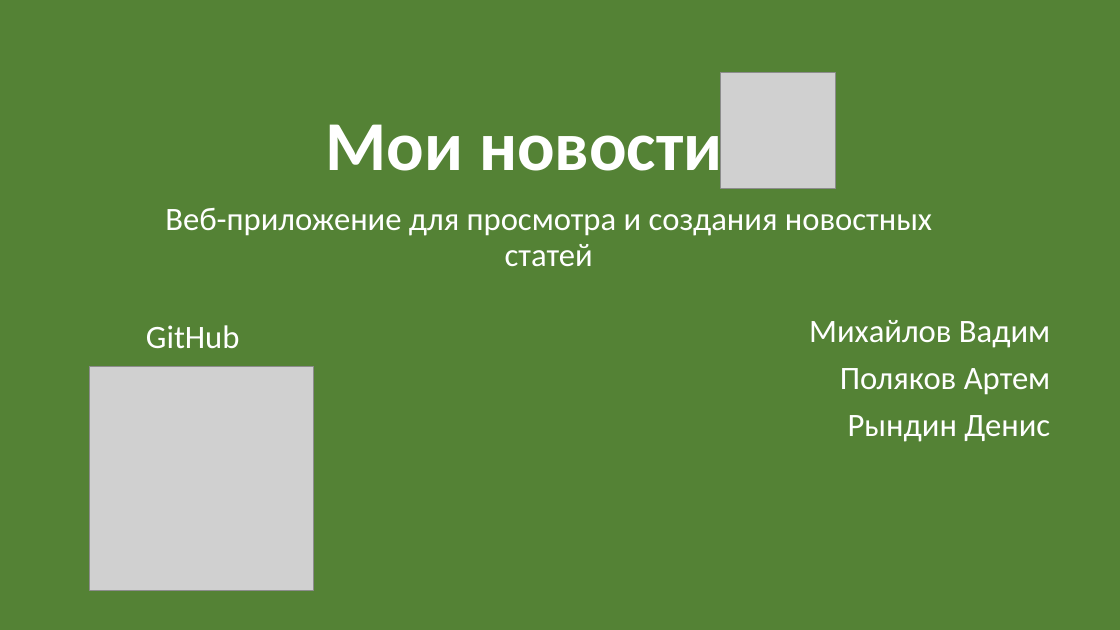
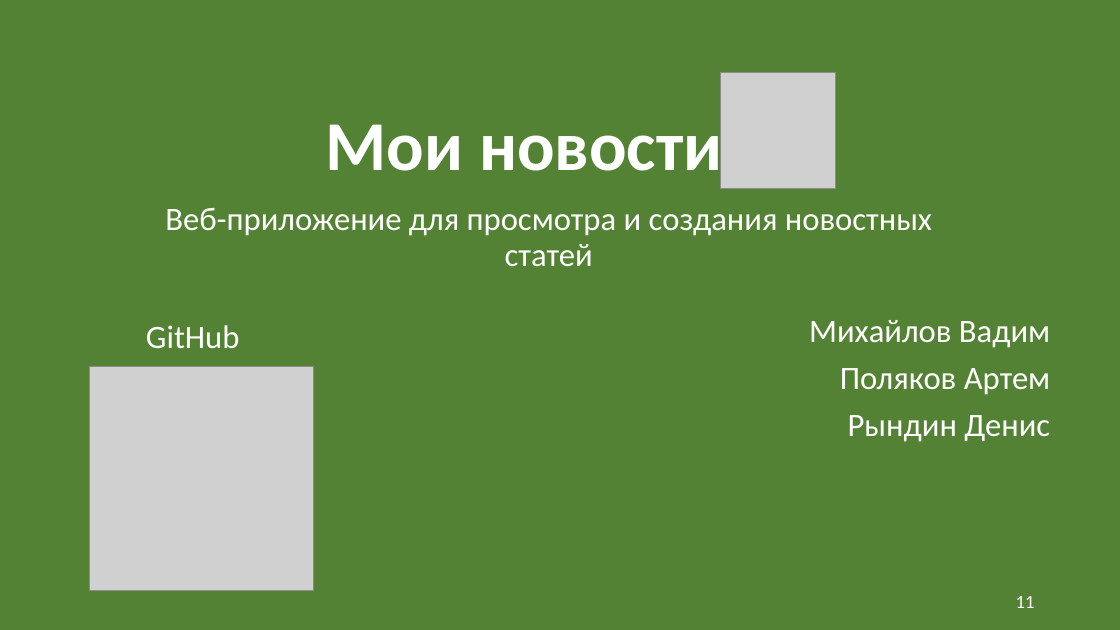
Before and after one commit to FDMan12/news-with-tags, a slide deck: slide 11 of Documentation/my_news_presentation.pptx. Drawn at 1120x630 pixels with LibreOffice and Linux fonts; fonts in the diff are those of the drawing; grey boxes stand for pictures. Boxes give left, top, right and bottom in pixels: in the first picture for what was removed or moved away, otherwise in the second. Text is boxed around its words. In the diff, an @@ line names an element or a change of style, - is before the commit and + after.

Commit message:
Fix

```diff
--- a/Documentation/my_news_presentation.pptx
+++ b/Documentation/my_news_presentation.pptx
@@ page number added at bbox=[1016, 596, 1035, 608], 16 pt, text #FFFFFF @@
+11
```
Also in this commit, not shown: 9 other slides changed.
